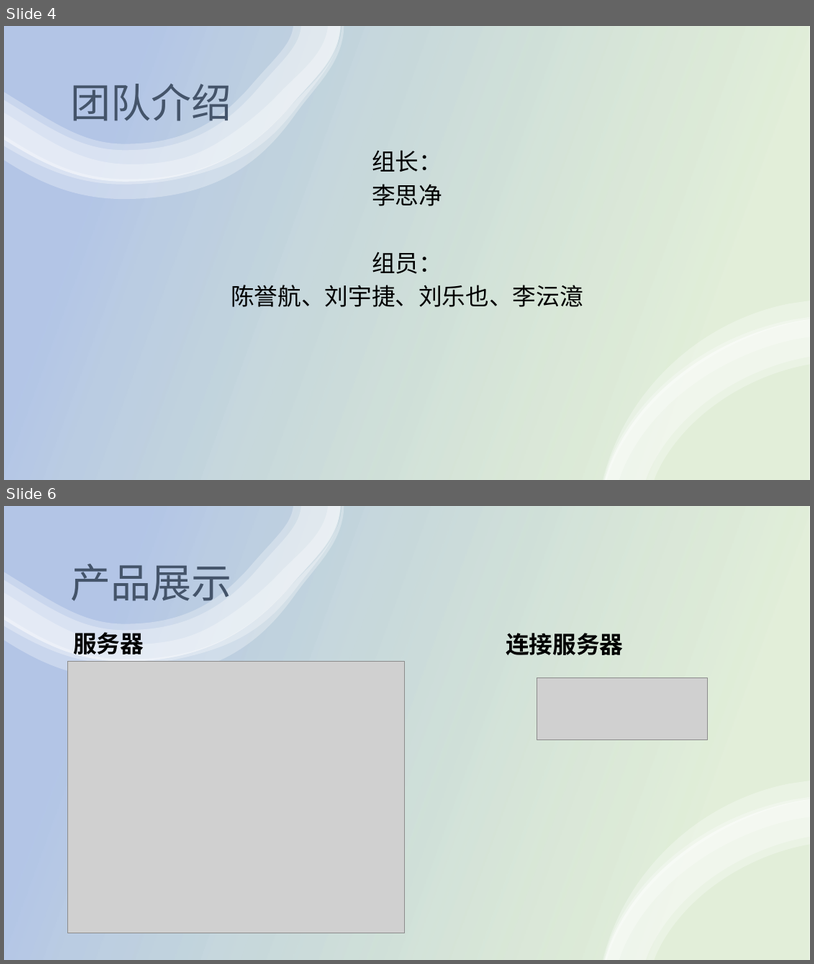
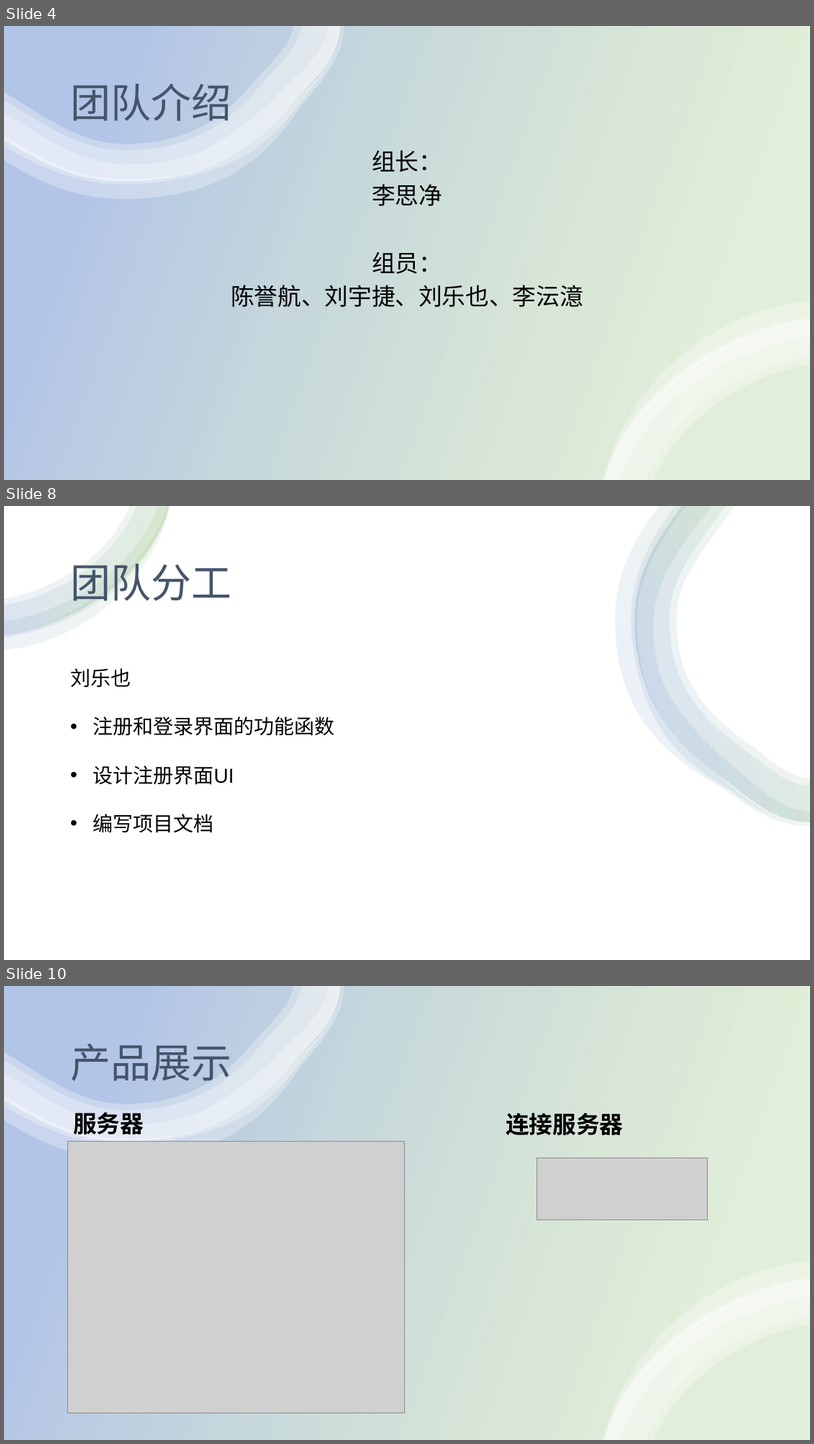
Before and after one commit to SeeChen/LCS_lanChatSoftware, a slide deck: LCS-实时通讯软件5组/LCS实时通讯软件.pptx. Shown one above the other, each under a label of ours: slides 4 and 6 before the commit, slides 4, 8 and 10 after it; the slides between them are not shown. The pictures are 814x964 and 814x1444 pixels, drawn with LibreOffice and Linux fonts; fonts in the diff are those of the drawing; grey boxes stand for pictures. Boxes give left, top, right and bottom in pixels: in the first picture for what was removed or moved away, otherwise in the second. Text is boxed around its words. In the diff, an @@ line names an element or a change of style, - is before the commit and + after.

```diff
--- a/LCS-实时通讯软件5组/LCS实时通讯软件.pptx
+++ b/LCS-实时通讯软件5组/LCS实时通讯软件.pptx
@@ slide 8 added at box(4, 506, 810, 960), background #FFFFFF @@
@@ rectangle added at box(4, 506, 810, 960), fill #FFFFFF @@
@@ group added at box(4, 506, 170, 649): 4 freeform shapes @@
@@ group added at box(615, 506, 810, 826): 4 freeform shapes @@
@@ text added at box(70, 556, 232, 608), 48 pt, text #44546A @@
+团队分工
@@ text added at box(70, 668, 335, 833), 24 pt, text #000000 @@
+刘乐也
+• 注册和登录界面的功能函数
+• 设计注册界面UI
+• 编写项目文档
@@ what was slide 6 is now slide 10 @@
```
Also in this commit, not shown: 5 slides changed, 3 other slides added, 1 other file.
